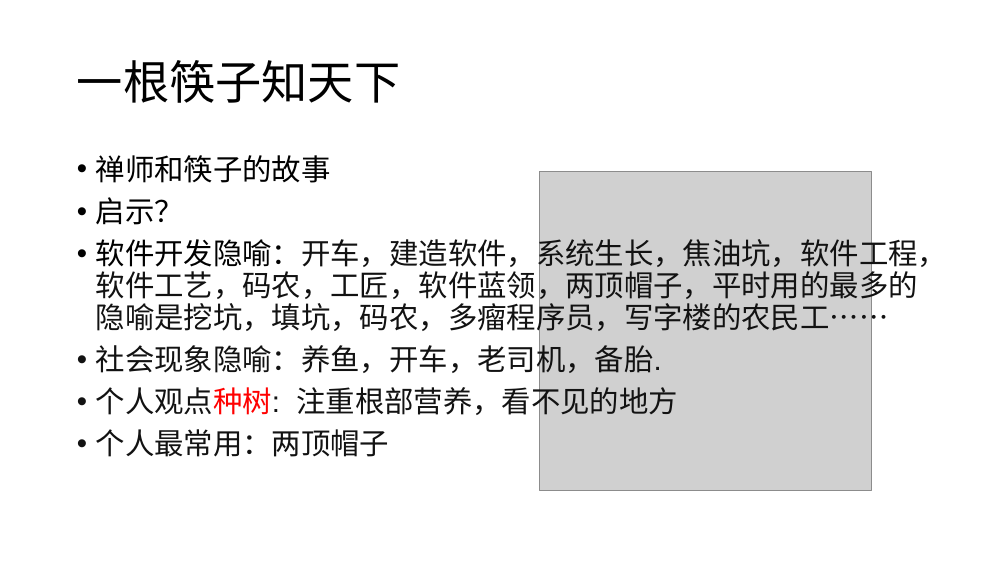
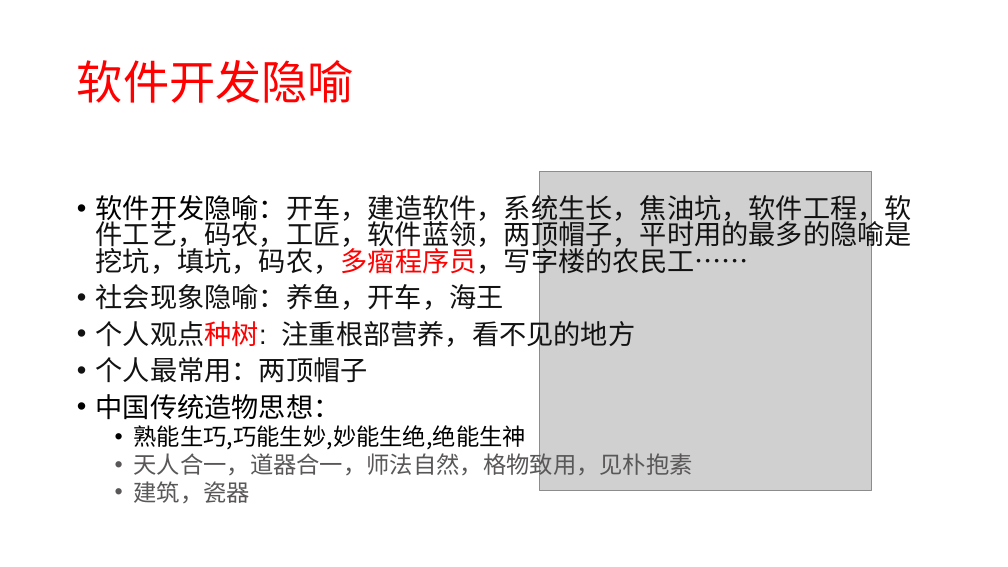
Before and after one commit to xiaozhiliaoo/my-slides, a slide deck: slide 2 of prepare/从crud, pattern, ooad到ddd-软件设计启示.pptx. Drawn at 1008x567 pixels with LibreOffice and Linux fonts; fonts in the diff are those of the drawing; grey boxes stand for pictures. Boxes give left, top, right and bottom in pixels: in the first picture for what was removed or moved away, otherwise in the second. Text is boxed around its words. In the diff, an @@ line names an element or a change of style, - is before the commit and + after.

```diff
--- a/prepare/从crud, pattern, ooad到ddd-软件设计启示.pptx
+++ b/prepare/从crud, pattern, ooad到ddd-软件设计启示.pptx
@@ title at <box>77,60,354,103</box>: text changed; text colour #000000 to #FF0000 @@
-一根筷子知天下
+软件开发隐喻
@@ text at <box>96,155,331,225</box>: paragraphs removed @@
-• 禅师和筷子的故事
-• 启示？
@@ text at <box>96,190,912,383</box>: size 28 to 25.9 pt in "软件开发隐喻：开车，建造软件，系统生长，焦油坑，软件工程，软件工艺，码农，工匠，软件蓝领，两顶帽子，平时用的最多的隐喻是 ...", "个人观点种树: 注重根部营养，看不见的地方", "个人最常用：两顶帽子"; text colour #121212 to #FF0000 in "软件开发隐喻：开车，建造软件，系统生长，焦油坑，软件工程，软件工艺，码农，工匠，软件蓝领，两顶帽子，平时用的最多的隐喻是 ..."; line spacing 0.9 to 0.8 @@
@@ text at <box>96,284,504,310</box>: text changed; size 28 to 25.9 pt @@
-• 社会现象隐喻：养鱼，开车，老司机，备胎.
+• 社会现象隐喻：养鱼，开车，海王
@@ text at <box>96,394,693,503</box>: paragraphs added @@
+• 中国传统造物思想：
+  • 熟能生巧,巧能生妙,妙能生绝,绝能生神
+  • 天人合一，道器合一，师法自然，格物致用，见朴抱素
+  • 建筑，瓷器
```
Also in this commit, not shown: 27 other slides changed, 7 slides added, 1 slide removed, 9 other files.
